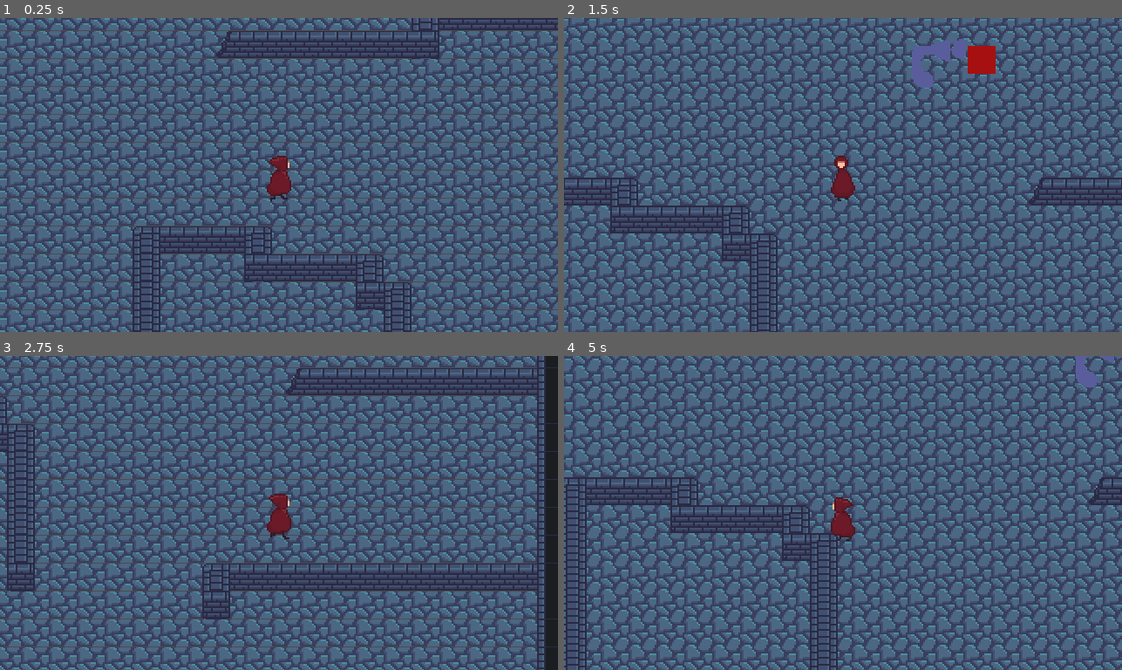
Above: before the commit, frames 1-4 (two rows, left to right).
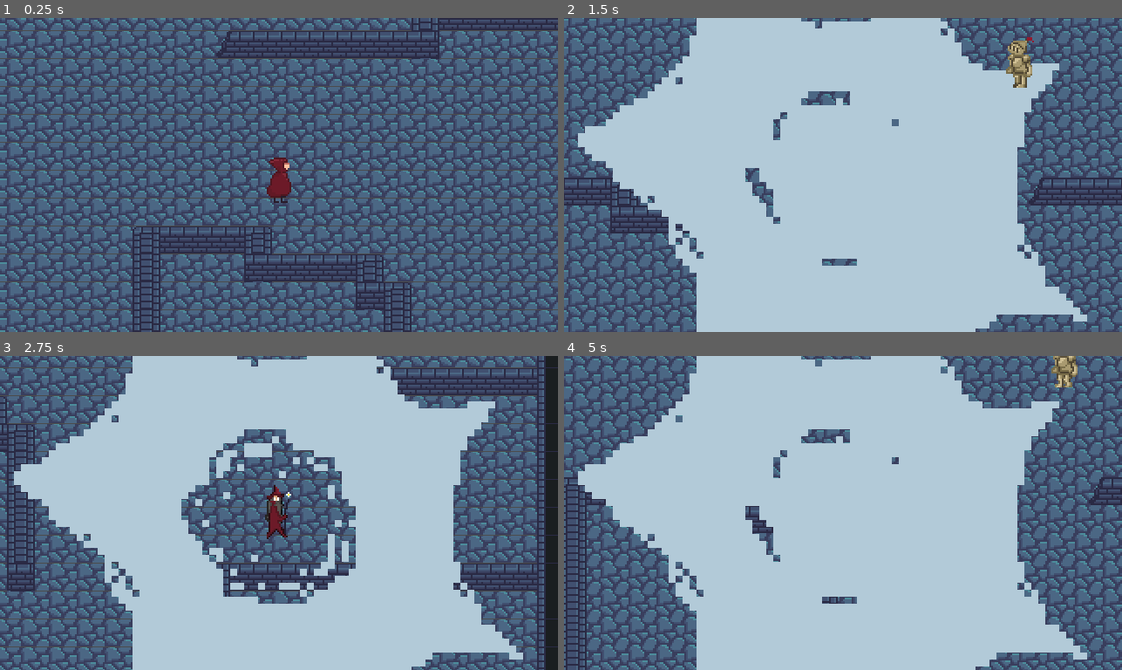
Above: after the commit, the same moments.

Repository: protodrew/MFGJ2021
Game: Godot game, scene res://Levels/Level1.tscn
Same seed, same stepped clock (60 frames per second), same inputs: the game is played once before the commit and once after it. This scene is started directly instead of the project's main scene. Sound files missing from this copy of the repository are replaced by a short silence.
Inputs:
- Up to frame 1 (0.25 s): no input
- Up to frame 2 (1.5 s): tap Enter (ui_accept) at 0.5, 0.77, 0.8, 1.07, 1.35 s; hold Right (ui_right) 0.53-1.28 s; tap E (player_change, bound only after the commit) at 0.6 s; hold Down (ui_down) from 1.28 s (still down)
- Up to frame 3 (2.75 s): tap Enter (ui_accept) at 1.52, 1.82, 2.3 s; tap E (player_change, bound only after the commit) at 1.55, 2.1 s; release Down (ui_down) at 2.03 s; hold Right (ui_right) from 2.03 s (still down)
- Up to frame 4 (5 s): release Right (ui_right) at 2.78 s; hold Up (ui_up) 2.78-3.53 s; tap E (player_change, bound only after the commit) at 2.85, 4.35 s; tap Enter (ui_accept) at 3.02, 3.32, 3.6, 3.77, 4.07, 4.52, 4.82 s; hold Left (ui_left) from 3.53 s (still down)

The runs differ from the first frame. In frame 1, 0.1% of the frame differs, in the area x 47-53%, y 43-59%; in frame 2, 64%, in the area x 2-94%, y 0-100%; in frame 3, 54%; in frame 4, 64%.

Commit message:
everything but the levels

Diff:
--- a/Art/tileset_tileset01.tres
+++ b/Art/bkgtiles.tres
@@ -1,6 +1,6 @@
 [gd_resource type="TileSet" load_steps=49 format=2]
 
-[ext_resource path="res://Art/tileset_tileset01.png" type="Texture" id=1]
+[ext_resource path="res://Art/bkgtiles.png" type="Texture" id=1]
 
 [sub_resource type="ConvexPolygonShape2D" id=1]
 points = PoolVector2Array( 0, 0, 16, 0, 16, 16, 0, 16 )
--- a/Levels/Level1.tscn
+++ b/Levels/Level1.tscn
@@ -2,12 +2,12 @@
 
 [ext_resource path="res://Scenes/Player.tscn" type="PackedScene" id=1]
 [ext_resource path="res://Scenes/Trap.tscn" type="PackedScene" id=2]
-[ext_resource path="res://Art/tileset_tileset01.tres" type="TileSet" id=3]
+[ext_resource path="res://Art/bkgtiles.tres" type="TileSet" id=3]
 [ext_resource path="res://Scenes/Enemy.tscn" type="PackedScene" id=4]
 [ext_resource path="res://Scenes/Staircase.tscn" type="PackedScene" id=5]
 [ext_resource path="res://sfx/Preparing for War.mp3" type="AudioStream" id=6]
 
-[node name="Level 1" type="YSort"]
+[node name="Level 1" type="Node2D"]
 
 [node name="Walls" type="TileMap" parent="." groups=[
 "wall",
@@ -19,6 +19,9 @@
 cell_tile_origin = 1
 format = 1
 tile_data = PoolIntArray( -196549, 47, 1, -196548, 47, 2, -196547, 47, 2, -196546, 47, 2, -196545, 47, 2, -196544, 47,  …(29792 unchanged characters)…
+
+[node name="Trap" parent="." instance=ExtResource( 2 )]
+position = Vector2( 356.672, 467.471 )
 
 [node name="Player" parent="." groups=[
 "player",
@@ -43,6 +46,3 @@
 
 [node name="Staircase" parent="." instance=ExtResource( 5 )]
 position = Vector2( 126.289, 170.251 )
-
-[node name="Trap" parent="." instance=ExtResource( 2 )]
-position = Vector2( 356.672, 467.471 )
--- a/Levels/Level2.tscn
+++ b/Levels/Level2.tscn
@@ -1,7 +1,7 @@
 [gd_scene load_steps=4 format=2]
 
 [ext_resource path="res://Scenes/Player.tscn" type="PackedScene" id=1]
-[ext_resource path="res://Art/tileset_tileset01.tres" type="TileSet" id=3]
+[ext_resource path="res://Art/bkgtiles.tres" type="TileSet" id=3]
 [ext_resource path="res://Scenes/Enemy.tscn" type="PackedScene" id=4]
 
 [node name="Level 1" type="Node2D"]
--- a/Levels/Restart.tscn
+++ b/Levels/Restart.tscn
@@ -1,6 +1,7 @@
-[gd_scene load_steps=2 format=2]
+[gd_scene load_steps=3 format=2]
 
 [ext_resource path="res://Font.tres" type="DynamicFont" id=1]
+[ext_resource path="res://Scripts/type.gd" type="Script" id=2]
 
 [node name="Restart" type="YSort"]
 
@@ -13,24 +14,19 @@
 "_edit_use_anchors_": false
 }
 
-[node name="Label" type="Label" parent="."]
-margin_left = 119.063
-margin_top = 67.0908
-margin_right = 191.063
-margin_bottom = 83.0908
-custom_fonts/font = ExtResource( 1 )
-text = "You Lose"
+[node name="Label" type="RichTextLabel" parent="."]
+margin_left = 82.4623
+margin_top = 49.3611
+margin_right = 247.462
+margin_bottom = 117.361
+custom_fonts/bold_italics_font = ExtResource( 1 )
+custom_fonts/italics_font = ExtResource( 1 )
+custom_fonts/bold_font = ExtResource( 1 )
+custom_fonts/normal_font = ExtResource( 1 )
+text = "You Lose
+
+Press R to Restart"
+script = ExtResource( 2 )
 __meta__ = {
 "_edit_use_anchors_": false
 }
-
-[node name="Label" type="Label" parent="Label"]
-margin_left = -36.8527
-margin_top = 26.1433
-margin_right = 125.147
-margin_bottom = 42.1433
-custom_fonts/font = ExtResource( 1 )
-text = "Press R to Restart"
-__meta__ = {
-"_edit_use_anchors_": false
-}
--- a/Scenes/Enemy.tscn
+++ b/Scenes/Enemy.tscn
@@ -1,10 +1,130 @@
-[gd_scene load_steps=4 format=2]
+[gd_scene load_steps=14 format=2]
 
 [ext_resource path="res://Scripts/Enemy.gd" type="Script" id=1]
 [ext_resource path="res://Art/enemy.png" type="Texture" id=2]
+[ext_resource path="res://Art/bubbles.png" type="Texture" id=3]
+[ext_resource path="res://sfx/hey.wav" type="AudioStream" id=4]
 
 [sub_resource type="RectangleShape2D" id=1]
 extents = Vector2( 7.93478, 7.92972 )
+
+[sub_resource type="CircleShape2D" id=5]
+radius = 1.84723
+
+[sub_resource type="Animation" id=6]
+resource_name = "down"
+length = 0.6
+tracks/0/type = "value"
+tracks/0/path = NodePath(".:frame")
+tracks/0/interp = 1
+tracks/0/loop_wrap = true
+tracks/0/imported = false
+tracks/0/enabled = true
+tracks/0/keys = {
+"times": PoolRealArray( 0, 0.1, 0.2, 0.3, 0.4, 0.5 ),
+"transitions": PoolRealArray( 1, 1, 1, 1, 1, 1 ),
+"update": 1,
+"values": [ 12, 13, 14, 15, 16, 17 ]
+}
+
+[sub_resource type="Animation" id=7]
+resource_name = "horiz"
+length = 0.6
+tracks/0/type = "value"
+tracks/0/path = NodePath(".:frame")
+tracks/0/interp = 1
+tracks/0/loop_wrap = true
+tracks/0/imported = false
+tracks/0/enabled = true
+tracks/0/keys = {
+"times": PoolRealArray( 0, 0.1, 0.2, 0.3, 0.4, 0.5 ),
+"transitions": PoolRealArray( 1, 1, 1, 1, 1, 1 ),
+"update": 1,
+"values": [ 6, 7, 8, 9, 10, 11 ]
+}
+
+[sub_resource type="Animation" id=8]
+resource_name = "idle"
+length = 0.1
+tracks/0/type = "value"
+tracks/0/path = NodePath(".:frame")
+tracks/0/interp = 1
+tracks/0/loop_wrap = true
+tracks/0/imported = false
+tracks/0/enabled = true
+tracks/0/keys = {
+"times": PoolRealArray( 0 ),
+"transitions": PoolRealArray( 1 ),
+"update": 1,
+"values": [ 0 ]
+}
+
+[sub_resource type="Animation" id=9]
+resource_name = "up"
+length = 0.6
+tracks/0/type = "value"
+tracks/0/path = NodePath(".:frame")
+tracks/0/interp = 1
+tracks/0/loop_wrap = true
+tracks/0/imported = false
+tracks/0/enabled = true
+tracks/0/keys = {
+"times": PoolRealArray( 0, 0.1, 0.2, 0.3, 0.4, 0.5 ),
+"transitions": PoolRealArray( 1, 1, 1, 1, 1, 1 ),
+"update": 1,
+"values": [ 18, 19, 20, 21, 22, 23 ]
+}
+
+[sub_resource type="Animation" id=2]
+resource_name = "aha"
+loop = true
+step = 0.25
+tracks/0/type = "value"
+tracks/0/path = NodePath("Sprite2:frame")
+tracks/0/interp = 1
+tracks/0/loop_wrap = true
+tracks/0/imported = false
+tracks/0/enabled = true
+tracks/0/keys = {
+"times": PoolRealArray( 0, 0.25, 0.5, 0.75 ),
+"transitions": PoolRealArray( 1, 1, 1, 1 ),
+"update": 1,
+"values": [ 0, 1, 2, 3 ]
+}
+
+[sub_resource type="Animation" id=3]
+resource_name = "damn"
+loop = true
+step = 0.25
+tracks/0/type = "value"
+tracks/0/path = NodePath("Sprite2:frame")
+tracks/0/interp = 1
+tracks/0/loop_wrap = true
+tracks/0/imported = false
+tracks/0/enabled = true
+tracks/0/keys = {
+"times": PoolRealArray( 0, 0.25, 0.5, 0.75 ),
+"transitions": PoolRealArray( 1, 1, 1, 1 ),
+"update": 1,
+"values": [ 8, 9, 10, 11 ]
+}
+
+[sub_resource type="Animation" id=4]
+resource_name = "huh"
+loop = true
+step = 0.25
+tracks/0/type = "value"
+tracks/0/path = NodePath("Sprite2:frame")
+tracks/0/interp = 1
+tracks/0/loop_wrap = true
+tracks/0/imported = false
+tracks/0/enabled = true
+tracks/0/keys = {
+"times": PoolRealArray( 0, 0.25, 0.5, 0.75 ),
+"transitions": PoolRealArray( 1, 1, 1, 1 ),
+"update": 1,
+"values": [ 4, 5, 6, 7 ]
+}
 
 [node name="Enemy" type="KinematicBody2D"]
 script = ExtResource( 1 )
@@ -18,8 +138,41 @@
 scale = Vector2( 10, 10 )
 polygon = PoolVector2Array( 0, 0, -4, 10, 4, 10 )
 
+[node name="Area2D2" type="Area2D" parent="."]
+
+[node name="CollisionShape2D" type="CollisionShape2D" parent="Area2D2"]
+scale = Vector2( 10, 10 )
+shape = SubResource( 5 )
+
 [node name="Sprite" type="Sprite" parent="."]
 texture = ExtResource( 2 )
+hframes = 6
+vframes = 4
+frame = 23
+
+[node name="enemyPlayer" type="AnimationPlayer" parent="Sprite"]
+anims/down = SubResource( 6 )
+anims/horiz = SubResource( 7 )
+anims/idle = SubResource( 8 )
+anims/up = SubResource( 9 )
+
+[node name="AnimationPlayer" type="AnimationPlayer" parent="."]
+anims/aha = SubResource( 2 )
+anims/damn = SubResource( 3 )
+anims/huh = SubResource( 4 )
+
+[node name="Sprite2" type="Sprite" parent="."]
+position = Vector2( 15.874, -15.2787 )
+texture = ExtResource( 3 )
+hframes = 4
+vframes = 3
+frame = 7
+
+[node name="AudioStreamPlayer" type="AudioStreamPlayer" parent="."]
+stream = ExtResource( 4 )
+volume_db = -9.087
 
 [connection signal="body_entered" from="Area2D" to="." method="_on_Area2D_body_entered"]
 [connection signal="body_exited" from="Area2D" to="." method="_on_Area2D_body_exited"]
+[connection signal="body_entered" from="Area2D2" to="." method="_on_Area2D2_body_entered"]
+[connection signal="finished" from="AudioStreamPlayer" to="." method="_on_AudioStreamPlayer_finished"]
--- a/Scenes/Player.tscn
+++ b/Scenes/Player.tscn
@@ -7,7 +7,7 @@
 extents = Vector2( 3.40799, 9.85025 )
 
 [sub_resource type="Animation" id=5]
-resource_name = "down"
+resource_name = "down1"
 length = 0.42
 step = 0.075
 tracks/0/type = "value"
@@ -20,44 +20,12 @@
 "times": PoolRealArray( 0, 0.075, 0.15, 0.225, 0.3, 0.375 ),
 "transitions": PoolRealArray( 1, 1, 1, 1, 1, 1 ),
 "update": 1,
-"values": [ 6, 7, 8, 9, 10, 11 ]
+"values": [ 36, 37, 38, 39, 40, 41 ]
 }
 
-[sub_resource type="Animation" id=6]
-length = 0.1
-loop = true
-tracks/0/type = "value"
-tracks/0/path = NodePath("Sprite:frame")
-tracks/0/interp = 1
-tracks/0/loop_wrap = true
-tracks/0/imported = false
-tracks/0/enabled = true
-tracks/0/keys = {
-"times": PoolRealArray( 0 ),
-"transitions": PoolRealArray( 1 ),
-"update": 1,
-"values": [ 5 ]
-}
-
-[sub_resource type="Animation" id=7]
-length = 0.3
-step = 0.05
-tracks/0/type = "value"
-tracks/0/path = NodePath("Sprite:frame")
-tracks/0/interp = 1
-tracks/0/loop_wrap = true
-tracks/0/imported = false
-tracks/0/enabled = true
-tracks/0/keys = {
-"times": PoolRealArray( 0, 0.05, 0.1, 0.15, 0.2, 0.25 ),
-"transitions": PoolRealArray( 1, 1, 1, 1, 1, 1 ),
-"update": 1,
-"values": [ 0, 1, 2, 3, 4, 5 ]
-}
-
-[sub_resource type="Animation" id=8]
-resource_name = "up"
-length = 0.44
+[sub_resource type="Animation" id=10]
+resource_name = "down2"
+length = 0.42
 step = 0.075
 tracks/0/type = "value"
 tracks/0/path = NodePath("Sprite:frame")
@@ -72,6 +40,107 @@
 "values": [ 12, 13, 14, 15, 16, 17 ]
 }
 
+[sub_resource type="Animation" id=6]
+resource_name = "idle1"
+length = 0.1
+loop = true
+tracks/0/type = "value"
+tracks/0/path = NodePath("Sprite:frame")
+tracks/0/interp = 1
+tracks/0/loop_wrap = true
+tracks/0/imported = false
+tracks/0/enabled = true
+tracks/0/keys = {
+"times": PoolRealArray( 0 ),
+"transitions": PoolRealArray( 1 ),
+"update": 1,
+"values": [ 27 ]
+}
+
+[sub_resource type="Animation" id=11]
+resource_name = "idle2"
+length = 0.1
+loop = true
+tracks/0/type = "value"
+tracks/0/path = NodePath("Sprite:frame")
+tracks/0/interp = 1
+tracks/0/loop_wrap = true
+tracks/0/imported = false
+tracks/0/enabled = true
+tracks/0/keys = {
+"times": PoolRealArray( 0 ),
+"transitions": PoolRealArray( 1 ),
+"update": 1,
+"values": [ 0 ]
+}
+
+[sub_resource type="Animation" id=7]
+resource_name = "run1"
+length = 0.3
+step = 0.05
+tracks/0/type = "value"
+tracks/0/path = NodePath("Sprite:frame")
+tracks/0/interp = 1
+tracks/0/loop_wrap = true
+tracks/0/imported = false
+tracks/0/enabled = true
+tracks/0/keys = {
+"times": PoolRealArray( 0, 0.05, 0.1, 0.15, 0.2, 0.25 ),
+"transitions": PoolRealArray( 1, 1, 1, 1, 1, 1 ),
+"update": 1,
+"values": [ 30, 31, 32, 33, 34, 35 ]
+}
+
+[sub_resource type="Animation" id=12]
+resource_name = "run2"
+length = 0.6
+tracks/0/type = "value"
+tracks/0/path = NodePath("Sprite:frame")
+tracks/0/interp = 1
+tracks/0/loop_wrap = true
+tracks/0/imported = false
+tracks/0/enabled = true
+tracks/0/keys = {
+"times": PoolRealArray( 0, 0.1, 0.2, 0.3, 0.4, 0.5 ),
+"transitions": PoolRealArray( 1, 1, 1, 1, 1, 1 ),
+"update": 1,
+"values": [ 6, 7, 8, 9, 10, 11 ]
+}
+
+[sub_resource type="Animation" id=8]
+resource_name = "up1"
+length = 0.44
+step = 0.075
+tracks/0/type = "value"
+tracks/0/path = NodePath("Sprite:frame")
+tracks/0/interp = 1
+tracks/0/loop_wrap = true
+tracks/0/imported = false
+tracks/0/enabled = true
+tracks/0/keys = {
+"times": PoolRealArray( 0, 0.075, 0.15, 0.225, 0.3, 0.375 ),
+"transitions": PoolRealArray( 1, 1, 1, 1, 1, 1 ),
+"update": 1,
+"values": [ 42, 43, 44, 45, 46, 47 ]
+}
+
+[sub_resource type="Animation" id=9]
+resource_name = "up2"
+length = 0.44
+step = 0.075
+tracks/0/type = "value"
+tracks/0/path = NodePath("Sprite:frame")
+tracks/0/interp = 1
+tracks/0/loop_wrap = true
+tracks/0/imported = false
+tracks/0/enabled = true
+tracks/0/keys = {
+"times": PoolRealArray( 0, 0.075, 0.15, 0.225, 0.3, 0.375 ),
+"transitions": PoolRealArray( 1, 1, 1, 1, 1, 1 ),
+"update": 1,
+"values": [ 18, 19, 20, 21, 22, 23 ]
+}
+
 [node name="KinematicBody2D" type="KinematicBody2D"]
 script = ExtResource( 1 )
 
@@ -83,19 +152,20 @@
 current = true
 
 [node name="animation" type="AnimationPlayer" parent="."]
-anims/down = SubResource( 5 )
-anims/idle = SubResource( 6 )
-anims/run = SubResource( 7 )
-anims/up = SubResource( 8 )
+anims/down1 = SubResource( 5 )
+anims/down2 = SubResource( 10 )
+anims/idle1 = SubResource( 6 )
+anims/idle2 = SubResource( 11 )
+anims/run1 = SubResource( 7 )
+anims/run2 = SubResource( 12 )
+anims/up1 = SubResource( 8 )
+anims/up2 = SubResource( 9 )
 
 [node name="Sprite" type="Sprite" parent="."]
 texture = ExtResource( 2 )
 hframes = 6
-vframes = 3
-frame = 8
+vframes = 8
+frame = 11
 
 [node name="sfx" type="AudioStreamPlayer" parent="."]
 volume_db = -5.0
-
-[node name="sfxl2" type="AudioStreamPlayer" parent="."]
-volume_db = -12.0
--- a/Scenes/Trap.tscn
+++ b/Scenes/Trap.tscn
@@ -8,6 +8,42 @@
 
 [sub_resource type="CircleShape2D" id=2]
 radius = 71.6913
+
+[sub_resource type="Animation" id=3]
+resource_name = "active"
+length = 0.8
+loop = true
+step = 0.2
+tracks/0/type = "value"
+tracks/0/path = NodePath("Sprite:frame")
+tracks/0/interp = 1
+tracks/0/loop_wrap = true
+tracks/0/imported = false
+tracks/0/enabled = true
+tracks/0/keys = {
+"times": PoolRealArray( 0, 0.2, 0.4, 0.6 ),
+"transitions": PoolRealArray( 1, 1, 1, 1 ),
+"update": 1,
+"values": [ 0, 1, 2, 3 ]
+}
+
+[sub_resource type="Animation" id=4]
+resource_name = "diffused"
+length = 0.8
+loop = true
+step = 0.2
+tracks/0/type = "value"
+tracks/0/path = NodePath("Sprite:frame")
+tracks/0/interp = 1
+tracks/0/loop_wrap = true
+tracks/0/imported = false
+tracks/0/enabled = true
+tracks/0/keys = {
+"times": PoolRealArray( -0.1, 0, 0.2, 0.4, 0.6 ),
+"transitions": PoolRealArray( 1, 1, 1, 1, 1 ),
+"update": 1,
+"values": [ 4, 4, 5, 6, 7 ]
+}
 
 [node name="Trap" type="Node2D"]
 script = ExtResource( 1 )
@@ -19,13 +55,21 @@
 
 [node name="Sprite" type="Sprite" parent="."]
 texture = ExtResource( 2 )
+hframes = 4
+vframes = 2
+frame = 3
 
 [node name="diffuse" type="Area2D" parent="."]
 
 [node name="CollisionShape2D" type="CollisionShape2D" parent="diffuse"]
 shape = SubResource( 2 )
 
+[node name="AnimationPlayer" type="AnimationPlayer" parent="."]
+anims/active = SubResource( 3 )
+anims/diffused = SubResource( 4 )
+
 [connection signal="body_entered" from="kill" to="." method="_on_Area2D_body_entered"]
 [connection signal="body_entered" from="kill" to="." method="_on_kill_body_entered"]
 [connection signal="body_shape_entered" from="kill" to="." method="_on_Area2D_body_shape_entered"]
 [connection signal="body_entered" from="diffuse" to="." method="_on_diffuse_body_entered"]
+[connection signal="body_exited" from="diffuse" to="." method="_on_diffuse_body_exited"]
--- a/Scenes/glyph.tscn
+++ b/Scenes/glyph.tscn
@@ -5,7 +5,6 @@
 
 [sub_resource type="Animation" id=1]
 resource_name = "spawn"
-length = 0.7
 tracks/0/type = "value"
 tracks/0/path = NodePath(".:frame")
 tracks/0/interp = 1
@@ -13,10 +12,10 @@
 tracks/0/imported = false
 tracks/0/enabled = true
 tracks/0/keys = {
-"times": PoolRealArray( 0, 0.1, 0.2, 0.3, 0.4, 0.5, 0.6 ),
-"transitions": PoolRealArray( 1, 1, 1, 1, 1, 1, 1 ),
+"times": PoolRealArray( 0, 0.1, 0.2, 0.3, 0.4, 0.5, 0.6, 0.7, 0.8, 0.9 ),
+"transitions": PoolRealArray( 1, 1, 1, 1, 1, 1, 1, 1, 1, 1 ),
 "update": 1,
-"values": [ 0, 1, 2, 3, 4, 5, 6 ]
+"values": [ 0, 1, 2, 3, 4, 5, 6, 7, 8, 9 ]
 }
 
 [sub_resource type="CircleShape2D" id=2]
@@ -25,9 +24,8 @@
 [node name="glyph" type="Sprite"]
 scale = Vector2( 4, 4 )
 texture = ExtResource( 2 )
-hframes = 3
-vframes = 3
-frame = 6
+hframes = 10
+frame = 9
 script = ExtResource( 1 )
 
 [node name="AnimationPlayer" type="AnimationPlayer" parent="."]
@@ -38,3 +36,6 @@
 
 [node name="CollisionShape2D" type="CollisionShape2D" parent="Area2D"]
 shape = SubResource( 2 )
+
+[connection signal="animation_finished" from="AnimationPlayer" to="." method="_on_AnimationPlayer_animation_finished"]
+[connection signal="body_entered" from="Area2D" to="." method="_on_Area2D_body_entered"]
--- a/Scripts/Enemy.gd
+++ b/Scripts/Enemy.gd
@@ -1,40 +1,105 @@
 extends KinematicBody2D
 
 var inview = false
-var question = preload("res://Scenes/huh.tscn").instance()
-var exclamation = preload("res://Scenes/AHA.tscn").instance()
 var count = 20
 var speed = 60
 onready var shape = $CollisionShape2D
+onready var bubbles = $Sprite2
+onready var anim = $AnimationPlayer
+onready var mv = $Sprite/enemyPlayer
+onready var player = $AudioStreamPlayer
+onready var cone = $Area2D
+var frozen = false
+var timer = 120
+var facingright = false
+
+
+func _ready():
+	if ceil(rotation_degrees) == 90 or floor(rotation_degrees) == 270:
+		bubbles.rotation_degrees = 90
 
 func _process(delta):
-	if inview == false:
-		if count < 20:
-			count += 1
-	else:
-		count -= 1
+	if !frozen:
+		if inview == false:
+			if count < 35:
+				count += 1
+			else:
+				bubbles.visible = false
+		else:
+			count -= 1
 
-	if count == 0:
-		get_parent().get_parent().restart(get_parent().name.substr(get_parent().name.length() - 1, 1))
-
-	if int(ceil(abs(rotation_degrees))) % 180 == 0 or int(floor(abs(rotation_degrees))) % 180 == 0:
-		move_and_slide(Vector2(0,speed))
-	else:
-		move_and_slide(Vector2(-speed,0))
+		if count == 0:
+			get_parent().get_parent().restart(get_parent().name.substr(get_parent().name.length() - 1, 1))
 
 
+
+		if int(ceil(abs(rotation_degrees))) % 180 == 0 or int(floor(abs(rotation_degrees))) % 180 == 0:
+
+			if speed < 0:
+				play_anim_mv("up")
+			else:
+				play_anim_mv("down")
+
+			move_and_slide(Vector2(0,speed))
+		else:
+			$Sprite.rotation_degrees = -90
+			if speed < 0 and facingright:
+				flip()
+			if speed > 0 and !facingright:
+				flip()
+			play_anim_mv("horiz")
+			move_and_slide(Vector2(-speed,0))
+
+	else:
+		timer -= 1
+	if timer <= 0:
+		frozen = false
+
 func _on_Area2D_body_entered(body):
-	if body.is_in_group("player"):
-		inview = true
-		remove_child(question)
-		var AHA = add_child(exclamation)
+	if !frozen:
 
-	if body.is_in_group("wall"):
-		speed *= -1
-		rotation_degrees += 180
+		if body.is_in_group("player"):
+			player.pitch_scale = rand_range(.85,1.35)
+			player.play()
+			bubbles.visible = true
+			play_anim("aha")
+			inview = true
+
+		if body.is_in_group("wall"):
+			cone.rotation_degrees += 180
+			speed *= -1
 
 func _on_Area2D_body_exited(body):
-	if body.is_in_group("player"):
+	if !frozen:
+		if body.is_in_group("player"):
+			bubbles.visible = true
+			play_anim("huh")
+			inview = false
+			count = 0
+	else:
 		inview = false
-		remove_child(exclamation)
-		var huh = add_child(question)
+		count = 0
+
+func freeze():
+	timer = 120
+	frozen = true
+
+func play_anim(anim_name):
+	if anim.is_playing() and anim.current_animation == anim_name:
+		return
+	anim.play(anim_name)
+
+func play_anim_mv(anim_name):
+	if mv.is_playing() and mv.current_animation == anim_name:
+		return
+	mv.play(anim_name)
+
+func flip():
+	facingright = !facingright
+	$Sprite.scale.x *= -1
+	$Sprite.rotation_degrees += 180
+
+
+func _on_Area2D2_body_entered(body):
+	if body.is_in_group("player") and !frozen:
+		get_parent().get_parent().restart(get_parent().name.substr(get_parent().name.length() - 1, 1))
--- a/Scripts/Player.gd
+++ b/Scripts/Player.gd
@@ -7,11 +7,11 @@
 onready var sprite = $Sprite
 onready var anim = $animation
 onready var sfx = $sfx
-onready var sfx2 = $sfxl2
-var switchsnd = load("res://sfx/switch.wav")
-var switchboom = load("res://sfx/switchboom.wav")
 var facingright = 1
+var player = "1"
+var isglyph = false
 # Called Every Tick that the Physics Updates
+
 func _physics_process(delta):
 
 	var input_vector = Vector2.ZERO
@@ -20,26 +20,44 @@
 	input_vector = input_vector.normalized() # makes it so that moving diagonally isn't faster than moving in one of the 4 cardinal directions
 
 
+	if Input.is_action_just_pressed("player_change"):
+		sfx.stream = load("res://sfx/switch.wav")
+		sfx.play()
+
+		if player == "1":
+			player = "2"
+		else:
+			player = "1"
+
+
+	if Input.is_action_just_pressed("ui_accept") and player == "2" and !isglyph:
+					var isglyph = true
+					add_child(load("res://Scenes/glyph.tscn").instance())
+
+	if input_vector != Vector2.ZERO: #checks we are giving an input
+
+		if(input_vector.y < 0):
+			play_anim("up" + player)
+		elif(input_vector.y > 0):
+			play_anim("down" + player)
+		else:
+			play_anim("run" + player)
+		velocity = velocity.move_toward(input_vector * MAX_SPEED, ACCELERATION) # sets velocity to input vectors as described above
+	else:
+
+		play_anim("idle"+player)
+		velocity = velocity.move_toward(Vector2.ZERO, FRICTION) # moves velocity to zero incrementing by the FRICTION
+
 	if input_vector.x < 0 and facingright:
 		flip()
 	if input_vector.x > 0 and !facingright:
 		flip()
 
-	if input_vector != Vector2.ZERO: #checks we are giving an input
-
-		if(input_vector.y < 0):
-			play_anim("up")
-		elif(input_vector.y > 0):
-			play_anim("down")
-		else:
-			play_anim("run")
-		velocity = velocity.move_toward(input_vector * MAX_SPEED, ACCELERATION) # sets velocity to input vectors as described above
-	else:
-
-		play_anim("idle")
-		velocity = velocity.move_toward(Vector2.ZERO, FRICTION) # moves velocity to zero incrementing by the FRICTION
 
 	velocity = move_and_slide(velocity) # used for kinematic bodies, moves the KinematicBody2D and stops if a collision occurs multiplied by delta so framerate doesn't affect
+
+
+
 
 func play_anim(anim_name):
 	if anim.is_playing() and anim.current_animation == anim_name:
--- a/Scripts/Trap.gd
+++ b/Scripts/Trap.gd
@@ -2,17 +2,17 @@
 
 
 var diffused = false
+var diffusable = false
+onready var player = $AnimationPlayer
 
-func _ready():
-	pass # Replace with function body.
+func _process(delta):
+	if diffusable == true and Input.is_action_just_pressed("ui_accept"):
+		diffused = true
 
-
-# Called every frame. 'delta' is the elapsed time since the previous frame.
-#func _process(delta):
-#	pass
-
-
-
+	if diffused == false:
+		play_anim("active")
+	else:
+		play_anim("diffused")
 
 func _on_kill_body_entered(body):
 	if body.is_in_group("player") and !diffused:
@@ -20,6 +20,14 @@
 
 
 func _on_diffuse_body_entered(body):
+	if body.is_in_group("player") and body.player == "1":
+		diffusable = true
+
+func on_diffuse_body_exited(body):
 	if body.is_in_group("player"):
-			diffused = true
-			print(diffused)
+		diffusable = false
+
+func play_anim(anim_name):
+	if player.is_playing() and player.current_animation == anim_name:
+		return
+	player.play(anim_name)
--- a/Scripts/glyph.gd
+++ b/Scripts/glyph.gd
@@ -5,10 +5,13 @@
 # var a = 2
 # var b = "text"
 onready var col = $Area2D
-var timer = 120;
 
-func _physics_process(delta):
-	if timer <= 0:
-		queue_free()
 
-		timer -= 1
+func _on_Area2D_body_entered(body):
+	if body.is_in_group("enemy"):
+		body.freeze()
+
+
+func _on_AnimationPlayer_animation_finished(anim_name):
+	get_parent().isglyph = false
+	queue_free()
--- /dev/null
+++ b/Scripts/type.gd
@@ -0,0 +1,8 @@
+extends RichTextLabel
+
+func _ready():
+	percent_visible = 0
+
+func _physics_process(delta):
+	if percent_visible < 1:
+		percent_visible += 0.01
--- a/project.godot
+++ b/project.godot
@@ -58,18 +58,10 @@
 , Object(InputEventJoypadButton,"resource_local_to_scene":false,"resource_name":"","device":0,"button_index":2,"pressure":0.0,"pressed":false,"script":null)
  ]
 }
-ui_changeL={
+player_change={
 "deadzone": 0.5,
-"events": [ Object(InputEventKey,"resource_local_to_scene":false,"resource_name":"","device":0,"alt":false,"shift":false,"control":false,"meta":false,"command":false,"pressed":false,"scancode":81,"unicode":0,"echo":false,"script":null)
-, Object(InputEventJoypadButton,"resource_local_to_scene":false,"resource_name":"","device":0,"button_index":4,"pressure":0.0,"pressed":false,"script":null)
-, Object(InputEventJoypadButton,"resource_local_to_scene":false,"resource_name":"","device":0,"button_index":6,"pressure":0.0,"pressed":false,"script":null)
- ]
-}
-ui_changeR={
-"deadzone": 0.5,
-"events": [ Object(InputEventJoypadButton,"resource_local_to_scene":false,"resource_name":"","device":0,"button_index":5,"pressure":0.0,"pressed":false,"script":null)
-, Object(InputEventKey,"resource_local_to_scene":false,"resource_name":"","device":0,"alt":false,"shift":false,"control":false,"meta":false,"command":false,"pressed":false,"scancode":69,"unicode":0,"echo":false,"script":null)
-, Object(InputEventJoypadButton,"resource_local_to_scene":false,"resource_name":"","device":0,"button_index":7,"pressure":0.0,"pressed":false,"script":null)
+"events": [ Object(InputEventKey,"resource_local_to_scene":false,"resource_name":"","device":0,"alt":false,"shift":false,"control":false,"meta":false,"command":false,"pressed":false,"scancode":69,"unicode":0,"echo":false,"script":null)
+, Object(InputEventJoypadButton,"resource_local_to_scene":false,"resource_name":"","device":0,"button_index":3,"pressure":0.0,"pressed":false,"script":null)
  ]
 }
 
Binary file removed: Art/AHA.png
Renamed: Art/tileset_tileset01.png -> Art/bkgtiles.png
Not shown, changed: Art/bkgtiles.png.import
Binary file added: Art/bubbles.png
Not shown, changed: Art/bubbles.png.import
Binary file changed: Art/enemy.png
Binary file removed: Art/floor.png
Binary file changed: Art/glyph.png
Binary file removed: Art/huh.png
Binary file changed: Art/lilguy_running.png
Binary file added: Art/lilguy_running2.png
Not shown, changed: Art/lilguy_running2.png.import
(and 10 more such lines)
